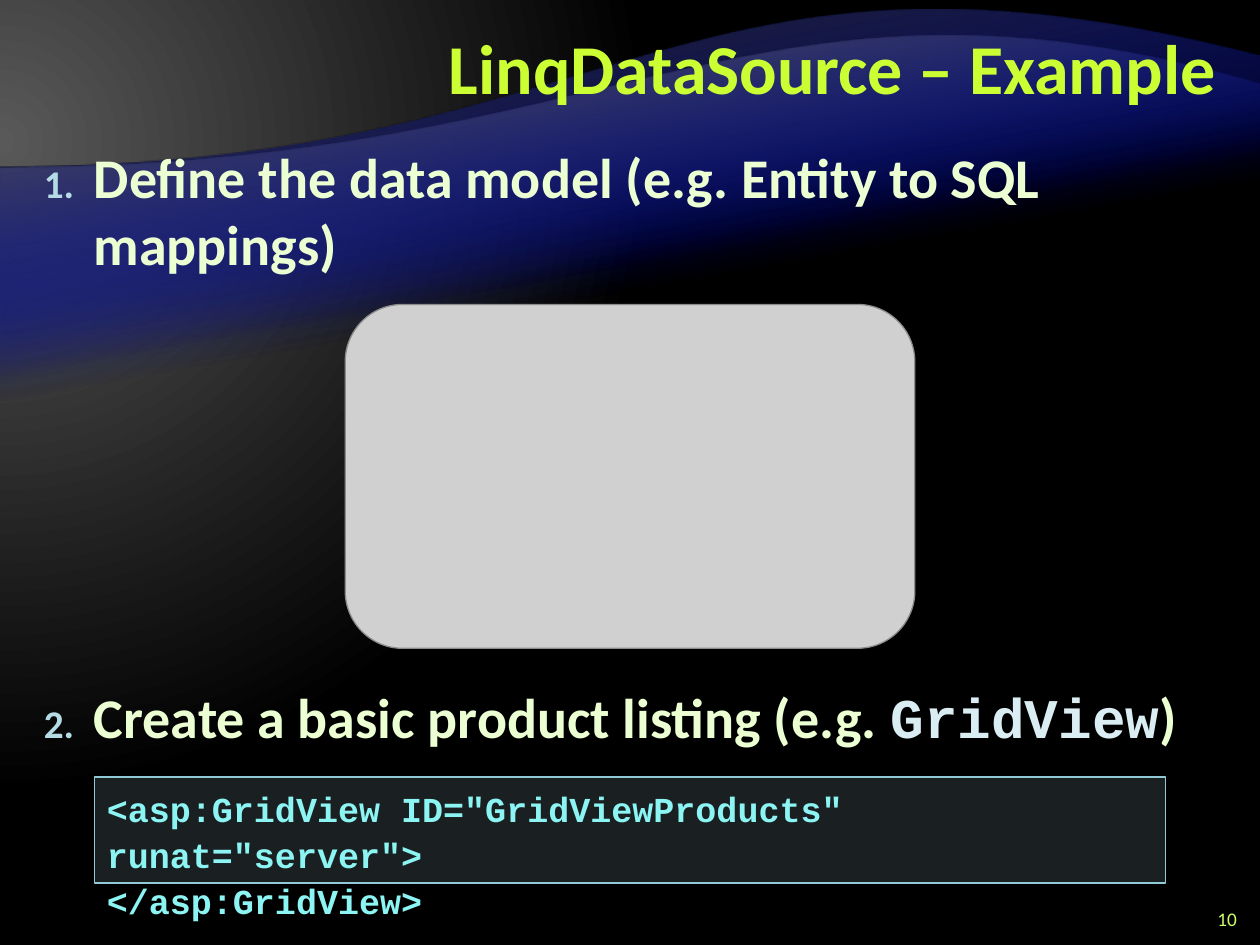
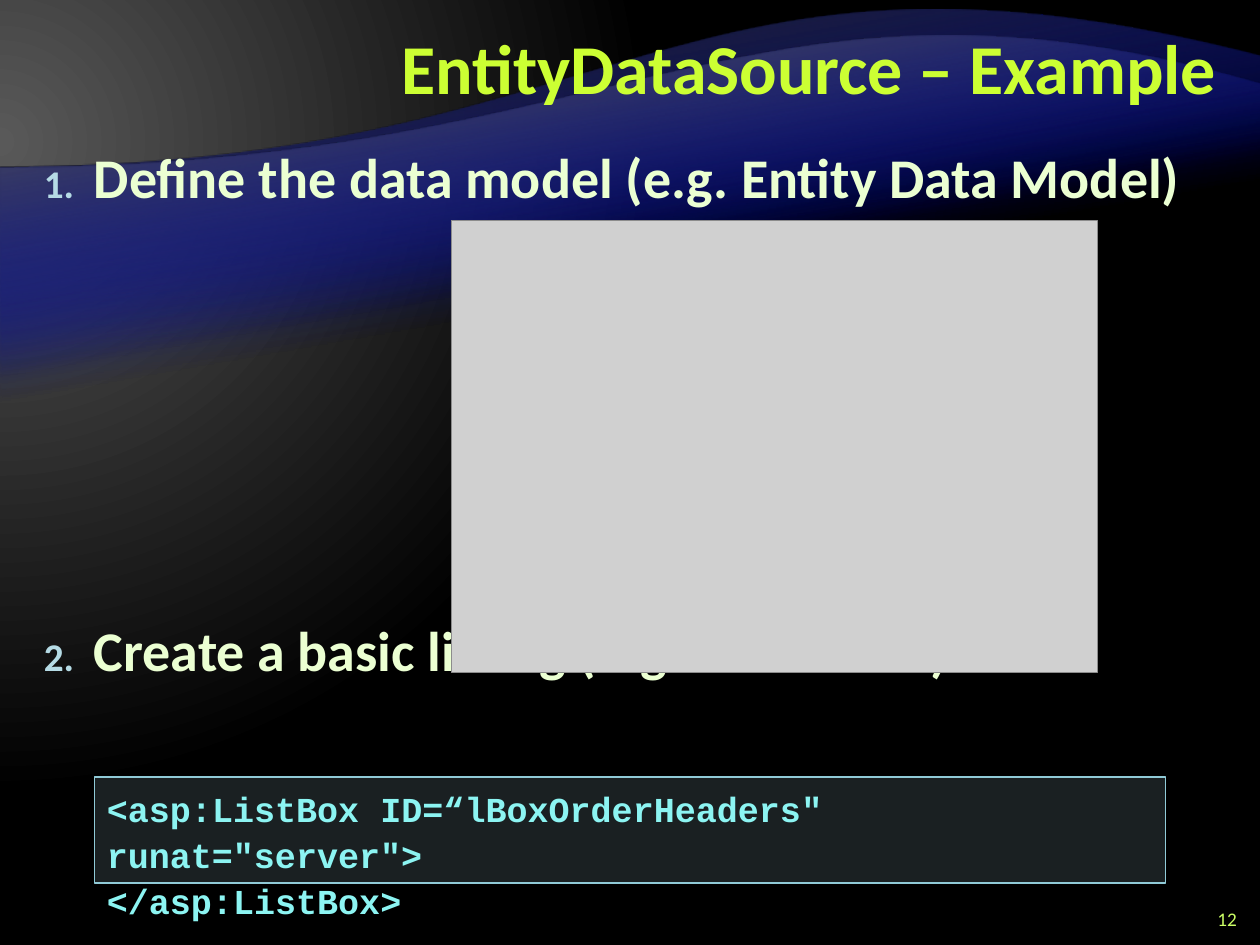
Before and after one commit to Graveheart/aspnetcourse, a slide deck: slide 12 of 2010/lectures/10. ASP.NET-and-Databases.pptx (slide 10 before the commit). Drawn at 1260x945 pixels with LibreOffice and Linux fonts; fonts in the diff are those of the drawing; grey boxes stand for pictures; background and template pictures are left out. Boxes give left, top, right and bottom in pixels: in the first picture for what was removed or moved away, otherwise in the second. Text is boxed around its words. In the diff, an @@ line names an element or a change of style, - is before the commit and + after.

```diff
--- a/2010/lectures/10. ASP.NET-and-Databases.pptx
+++ b/2010/lectures/10. ASP.NET-and-Databases.pptx
@@ title at box(401, 36, 1216, 111): text changed @@
-LinqDataSource – Example
+EntityDataSource – Example
@@ text at box(94, 151, 1179, 686): text changed @@
-1. Define the data model (e.g. Entity to SQL mappings)
-2. Create a basic product listing (e.g. GridView)
+1. Define the data model (e.g. Entity Data Model)
+2. Create a basic listing (e.g. ListBox)
@@ picture added at box(451, 220, 1096, 673) @@
@@ picture removed at box(345, 305, 915, 649) @@
@@ text in rectangle at box(107, 797, 822, 922): text changed @@
-<asp:GridView ID="GridViewProducts" runat="server">
-</asp:GridView>
+<asp:ListBox ID=“lBoxOrderHeaders" runat="server">
+</asp:ListBox>
@@ page number at box(1217, 913, 1236, 926): text changed @@
-10
+12
```
Also in this commit, not shown: 9 other slides changed, 3 slides added, 3 slides removed.
